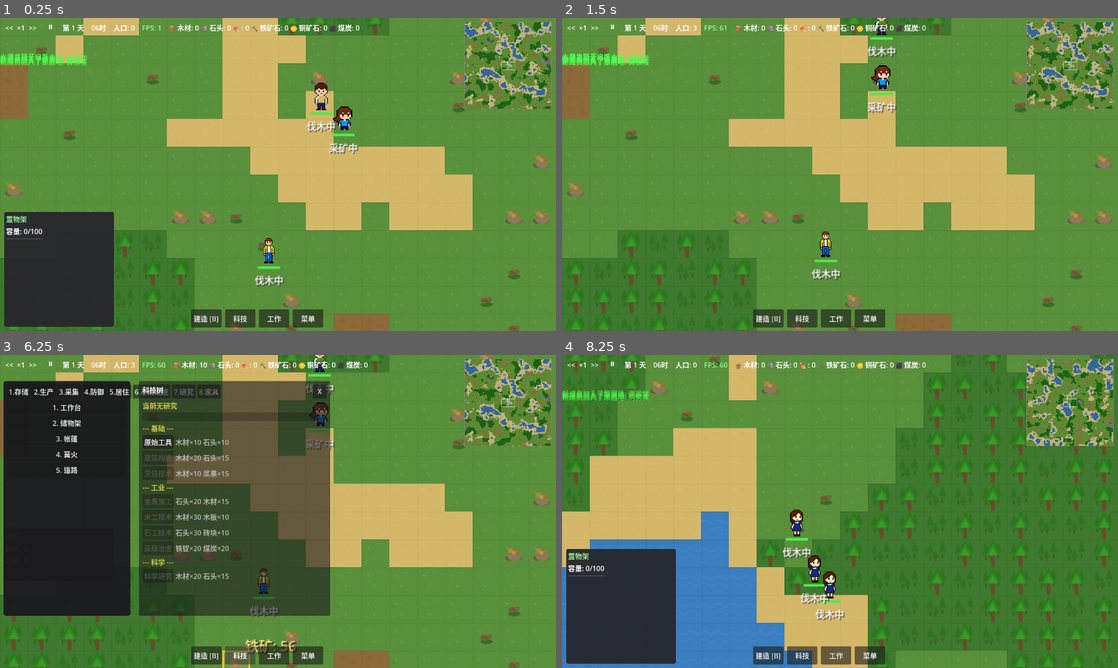
Above: before the commit, frames 1-4 (two rows, left to right).
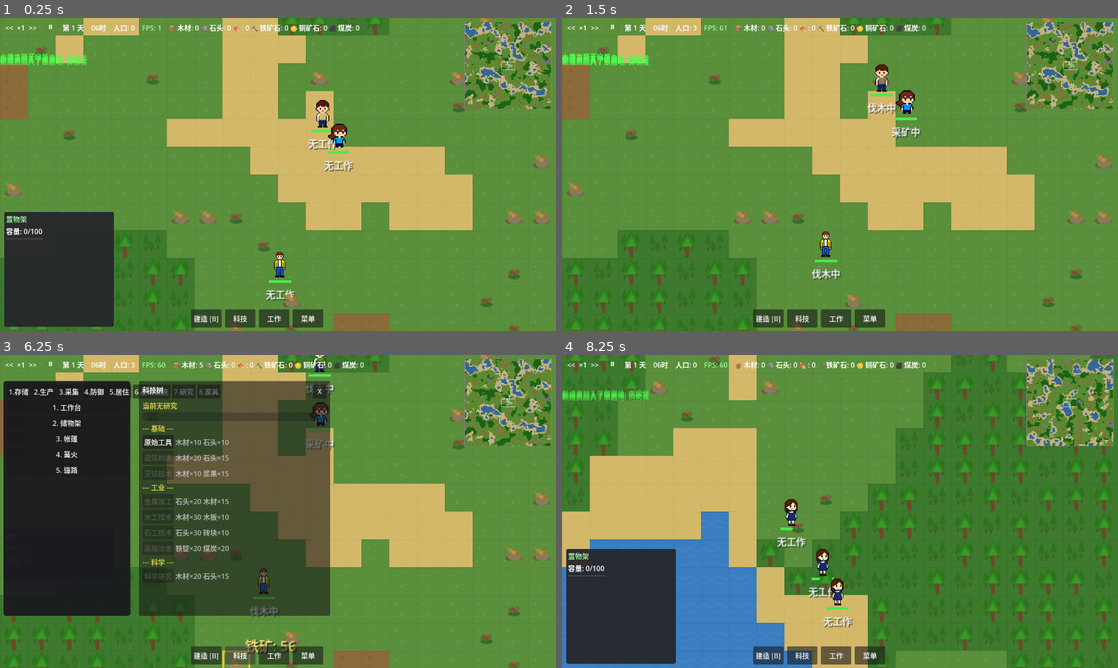
Above: after the commit, the same moments.

Repository: ZhanXuzhao/the-path-of-humanity
Game: Godot game, scene res://scenes/game.tscn
The game is run twice, just before and just after one commit, with the same random seed, the same clock (stepped at 60 frames per second) and the same inputs.
Inputs (mouse positions are in pixels of both pictures, inside the frame that each line leads up to):
- Up to frame 1 (0.25 s): no input
- Up to frame 2 (1.5 s): tap Enter at 0.5 s; drag from (1067, 64) to (895, 105) at 0.52 s; drag from (728, 190) to (812, 237) at 1.27 s
- Up to frame 3 (6.25 s): click "<<" at 2 s; click ">>" at 2.75 s; click "⏸" at 3.5 s; click "▶" at 4.25 s; click "建造 [B]" at 5 s; click "科技" at 5.75 s
- Up to frame 4 (8.25 s): click "工作" at 6.5 s; click "菜单" at 7.25 s; click "新建游戏" at 8 s

The runs differ from the first frame. In frame 1, 1.7% of the frame differs, in the area x 45-92%, y 14-91%; in frame 2, 1.0%; in frame 3, 0.4%; in frame 4, 1.6%.

Commit message:
将 LogUtil 改为 Autoload 单例，优化定居者 AI 更新频率
- project.godot: 添加 LogUtil 为 Autoload
- log_util.gd: 从纯静态脚本改为 Autoload 单例（extends Node, 去 static）
- settler.gd: 移除 LogUtil preload，移动目标归零时改为 complete_task() 而非直接切 IDLE
- game.gd: 定居者 AI 更新改为 1 秒定时执行，减少每帧开销；添加睡眠调试日志

Diff:
--- a/project.godot
+++ b/project.godot
@@ -20,6 +20,7 @@
 
 GameManager="*res://scripts/autoload/game_manager.gd"
 ItemDefinitions="*res://resources/item_definitions.gd"
+LogUtil="*res://scripts/core/log_util.gd"
 WorkManager="*res://scripts/autoload/work_manager.gd"
 
 
--- a/scripts/core/game.gd
+++ b/scripts/core/game.gd
@@ -103,29 +103,32 @@
 	if tech_system:
 		tech_system.process_research(delta)
 
-	# 更新定居者需求和AI
-	_update_settlers(delta)
-
-	# 检查选中的定居者是否还存活
-	if selected_settler != null and not is_instance_valid(selected_settler):
-		_deselect_settler()
-
-	# 检查选中的资源节点是否还存在（可能已被采集完）
-	if selected_resource_pos.x >= 0:
-		var res = world.get_resource_at(selected_resource_pos)
-		if res == null or res.amount <= 0:
-			_deselect_resource()
-
-	# 检查选中的地面物品是否还存在（可能已被拾取完）
-	if selected_ground_item_pos.x >= 0:
-		var stacks = world.get_ground_items_at(selected_ground_item_pos)
-		if stacks.is_empty():
-			_deselect_ground_item()
-
-	# 定居者自主行为已合并到 _update_settlers 中（每帧检查）
-
-	# 分配任务给空闲定居者
-	_assign_ai_tasks()
+	# 定居者AI定时更新（每1秒执行一次）
+	_autonomy_timer += delta
+	if _autonomy_timer >= 1.0:
+		_autonomy_timer = 0.0
+
+		# 更新定居者需求和AI
+		_update_settlers(delta)
+
+		# 分配任务给空闲定居者
+		_assign_ai_tasks()
+
+		# 检查选中的定居者是否还存活
+		if selected_settler != null and not is_instance_valid(selected_settler):
+			_deselect_settler()
+
+		# 检查选中的资源节点是否还存在（可能已被采集完）
+		if selected_resource_pos.x >= 0:
+			var res = world.get_resource_at(selected_resource_pos)
+			if res == null or res.amount <= 0:
+				_deselect_resource()
+
+		# 检查选中的地面物品是否还存在（可能已被拾取完）
+		if selected_ground_item_pos.x >= 0:
+			var stacks = world.get_ground_items_at(selected_ground_item_pos)
+			if stacks.is_empty():
+				_deselect_ground_item()
 
 func _generate_initial_area():
 	# 新游戏：随机化地图种子，确保每次地图不同
@@ -745,6 +748,7 @@
 			should_sleep = true
 
 		if should_sleep:
+			LogUtil.info(s, "should_sleep")
 			var home = s.find_nearest_residential()
 			if not home.is_empty():
 				s.try_sleep(home.pos, home.world_pos)
--- a/scripts/core/log_util.gd
+++ b/scripts/core/log_util.gd
@@ -1,6 +1,8 @@
-# 日志工具类 - LogUtil (纯静态脚本，通过 preload 使用)
+# 日志工具类 - LogUtil (Autoload 单例)
 # 提供统一的日志输出，默认只打印选中角色的信息
 # 用法: LogUtil.info(settler, "消息")  或  LogUtil.info(null, "全局消息", true)
+
+extends Node
 
 # 日志级别
 enum Level {
@@ -11,9 +13,9 @@
 }
 
 # 是否强制打印所有日志（调试用）
-static var verbose: bool = false
+var verbose: bool = false
 
-static func _should_log(settler = null, force: bool = false) -> bool:
+func _should_log(settler = null, force: bool = false) -> bool:
 	if force or verbose:
 		return true
 	if settler == null:
@@ -22,7 +24,7 @@
 		return settler.is_selected
 	return false
 
-static func _format_message(settler, level: Level, message: String) -> String:
+func _format_message(settler, level: Level, message: String) -> String:
 	var prefix = ""
 	match level:
 		Level.DEBUG: prefix = "[D]"
@@ -39,18 +41,18 @@
 	else:
 		return "%s %s" % [prefix, message]
 
-static func debug(settler, message: String, force: bool = false):
+func debug(settler, message: String, force: bool = false):
 	if not _should_log(settler, force): return
 	print(_format_message(settler, Level.DEBUG, message))
 
-static func info(settler, message: String, force: bool = false):
+func info(settler, message: String, force: bool = false):
 	if not _should_log(settler, force): return
 	print(_format_message(settler, Level.INFO, message))
 
-static func warn(settler, message: String, force: bool = false):
+func warn(settler, message: String, force: bool = false):
 	if not _should_log(settler, force): return
 	print(_format_message(settler, Level.WARN, message))
 
-static func error(settler, message: String, force: bool = false):
+func error(settler, message: String, force: bool = false):
 	if not _should_log(settler, force): return
 	print(_format_message(settler, Level.ERROR, message))
--- a/scripts/entities/settler.gd
+++ b/scripts/entities/settler.gd
@@ -8,7 +8,6 @@
 signal task_completed(task_id: String)
 
 const ItemDefinitions = preload("res://resources/item_definitions.gd")
-const LogUtil = preload("res://scripts/core/log_util.gd")
 
 # 角色属性
 var settler_name: String
@@ -348,7 +347,8 @@
 	if target_world_pos == Vector2.ZERO:
 		_path.clear()
 		_path_target_grid = Vector2i(-1, -1)
-		set_state(SettlerState.IDLE, true)
+		LogUtil.info(self, "移动目标为零，结束当前任务")
+		complete_task()
 		return
 
 	var game = get_node_or_null("/root/Game")
